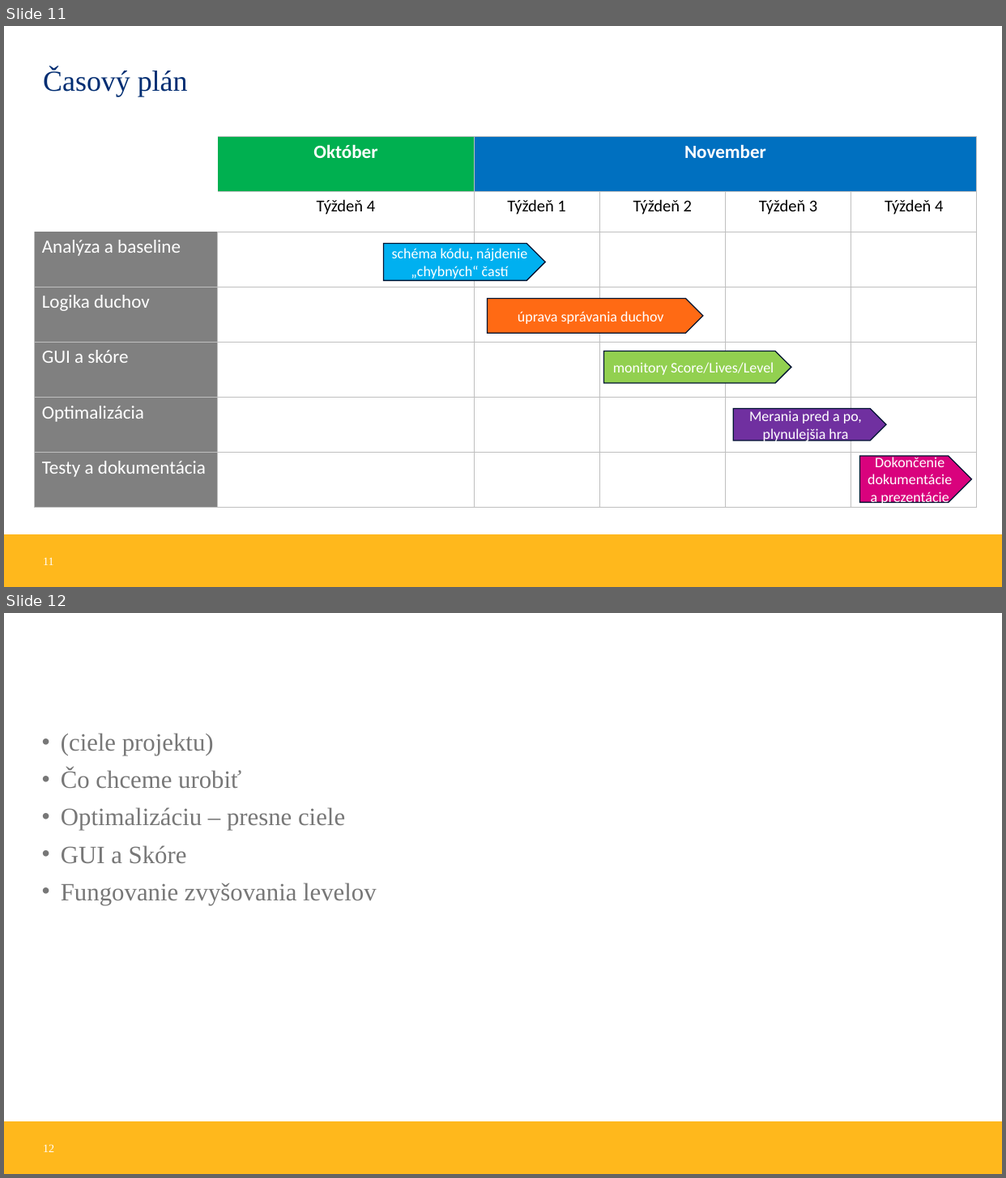
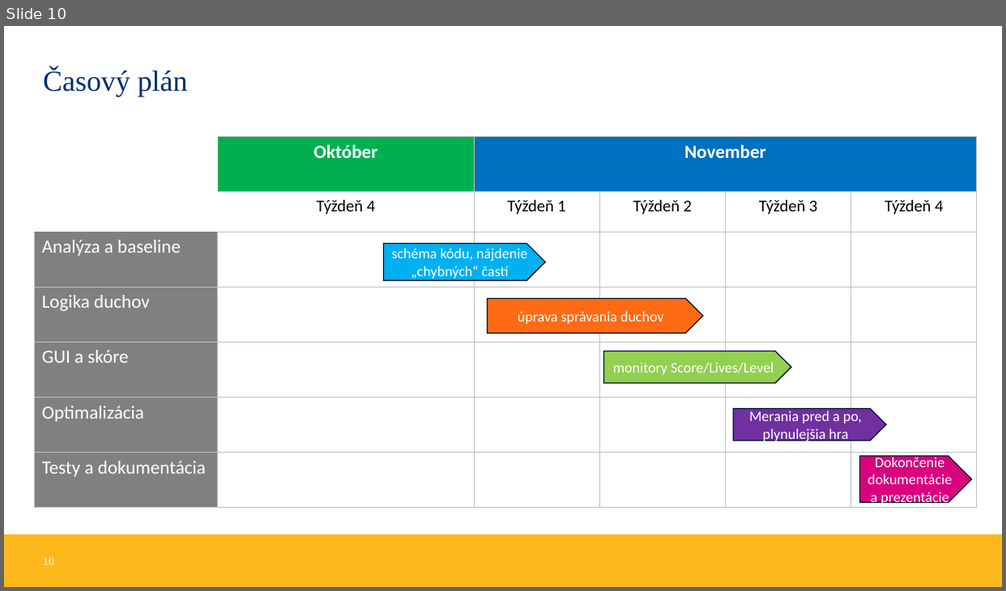
Before and after one commit to M4kovka/T2-PacMan, a slide deck: Pac-ManV3_animated.pptx. Shown one above the other, each under a label of ours: slides 11 and 12 before the commit, slide 10 after it. The pictures are 1006x1178 and 1006x591 pixels, drawn with LibreOffice and Linux fonts; fonts in the diff are those of the drawing; background and template pictures are left out. Boxes give left, top, right and bottom in pixels: in the first picture for what was removed or moved away, otherwise in the second. Text is boxed around its words. In the diff, an @@ line names an element or a change of style, - is before the commit and + after.

```diff
--- a/Pac-ManV3_animated.pptx
+++ b/Pac-ManV3_animated.pptx
@@ slide 12 removed at (x1=4, y1=613, x2=1002, y2=1174), background #FFFFFF; not listed: 1 template element that a slide beside it also shows @@
@@ text removed at (x1=61, y1=733, x2=377, y2=905) @@
-• (ciele projektu)
-• Čo chceme urobiť
-• Optimalizáciu – presne ciele
-• GUI a Skóre
-• Fungovanie zvyšovania levelov
@@ page number removed at (x1=43, y1=1144, x2=54, y2=1152) @@
-12
@@ what was slide 11 is now slide 10 @@
@@ page number at (x1=43, y1=557, x2=54, y2=565): text changed @@
-11
+10
```
Also in this commit, not shown: 3 slides changed, 2 other slides removed.
